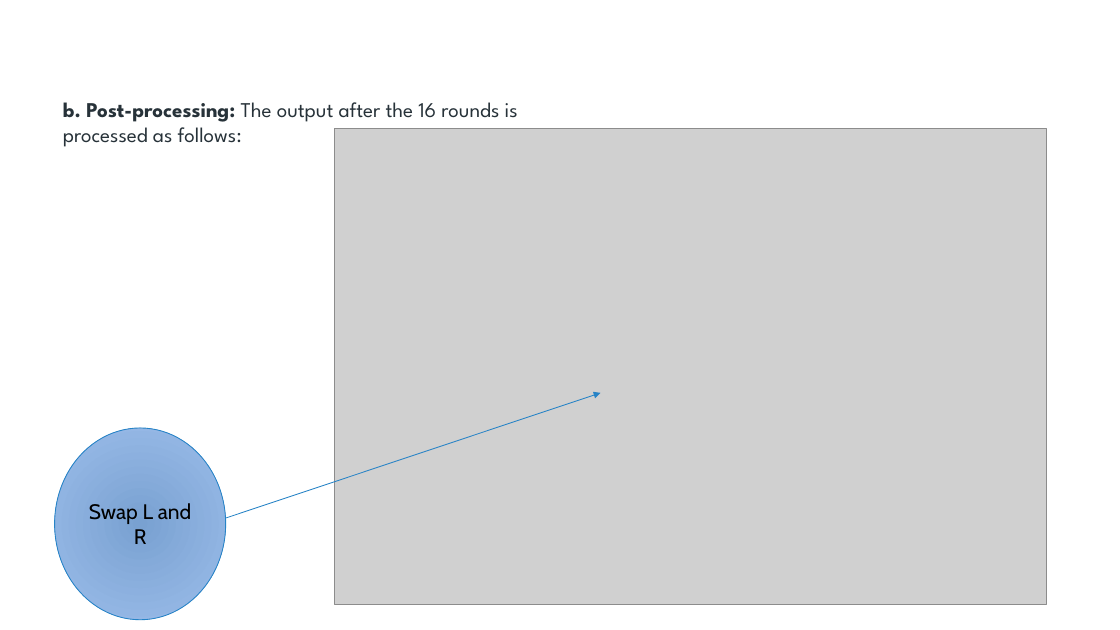
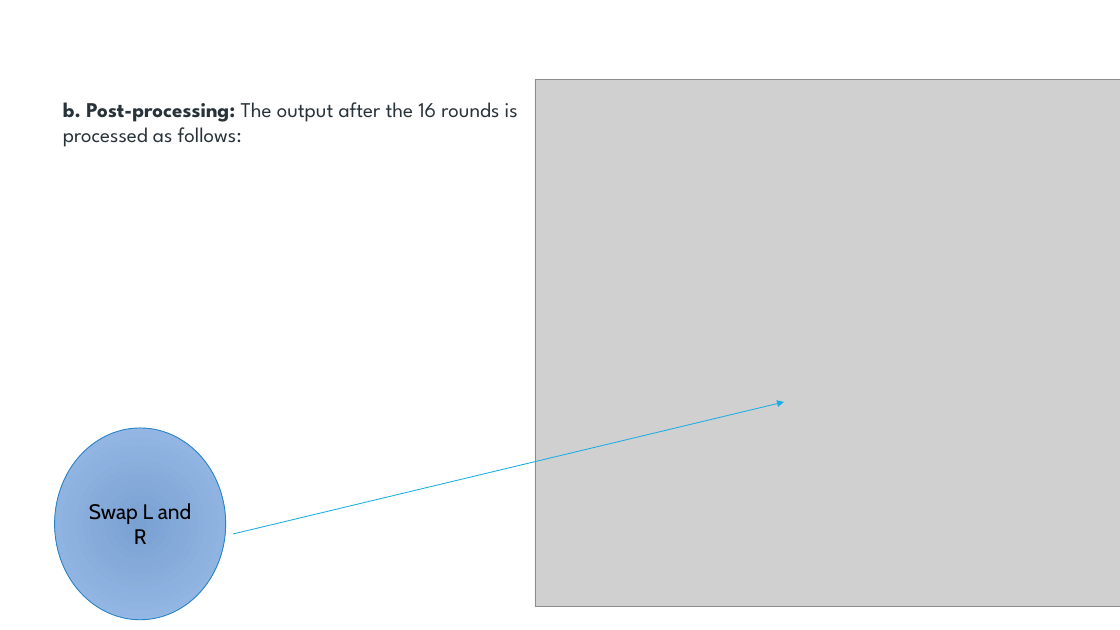
Before and after one commit to Anuragparashar01/aes, a slide deck: slide 9 of Anurag11.pptx. Drawn at 1120x630 pixels with LibreOffice and Linux fonts; fonts in the diff are those of the drawing; grey boxes stand for pictures. Boxes give left, top, right and bottom in pixels: in the first picture for what was removed or moved away, otherwise in the second. Text is boxed around its words. In the diff, an @@ line names an element or a change of style, - is before the commit and + after.

```diff
--- a/Anurag11.pptx
+++ b/Anurag11.pptx
@@ picture: place and size @@
-picture at (334, 128, 1046, 604)
+picture at (535, 80, 1120, 607)
@@ arrow moved from (152, 543) - (601, 393) to (233, 534) - (784, 402) @@
@@ arrow (233, 534) - (784, 402): stroke #2683C6 0.75 pt to #1CADE4 0.75 pt @@
```
Also in this commit, not shown: 9 other slides changed, 3 slides removed.
